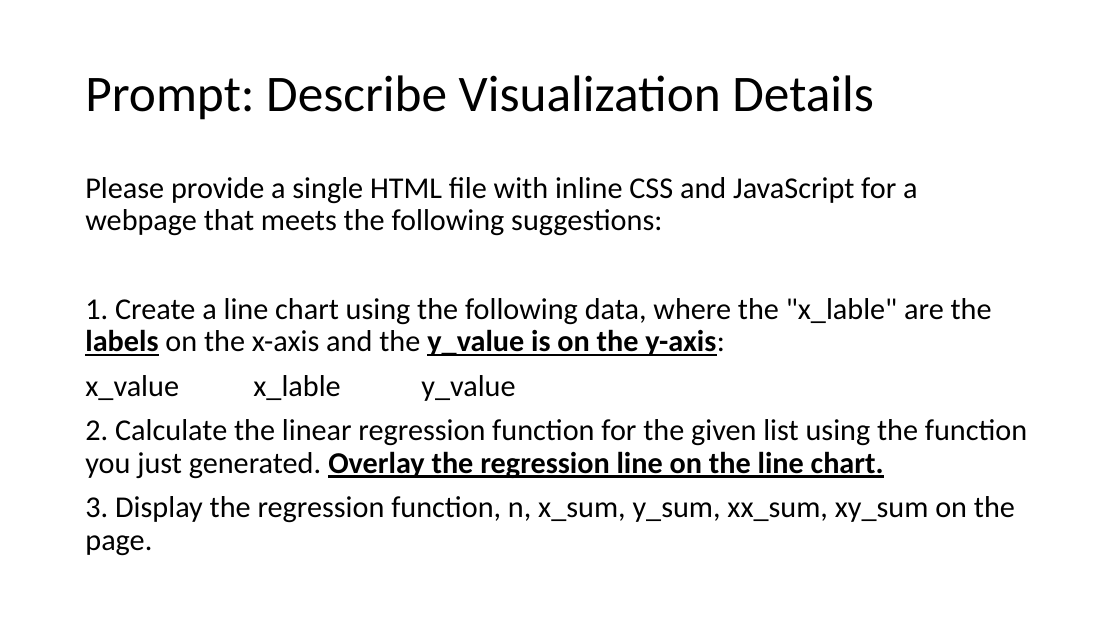
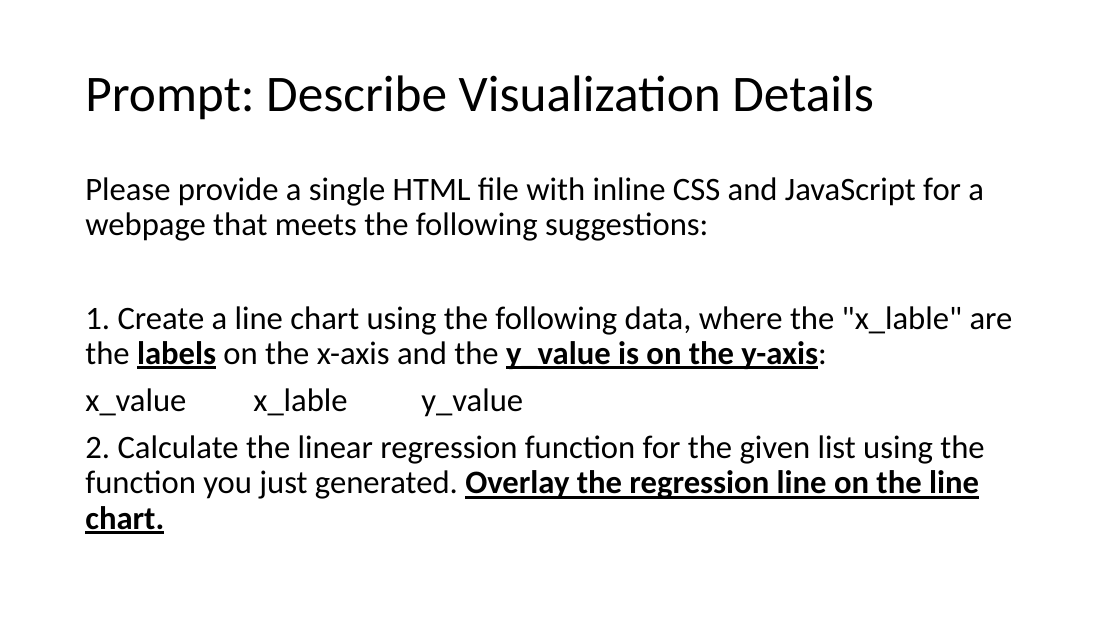
Before and after one commit to fccsdigitalchina/generative_ai_east_asian_studies, a slide deck: slide 75 of _slides/Generative AI for East Asian Studies_use cases.pptx. Drawn at 1120x630 pixels with LibreOffice and Linux fonts; fonts in the diff are those of the drawing. Boxes give left, top, right and bottom in pixels: in the first picture for what was removed or moved away, otherwise in the second. Text is boxed around its words. In the diff, an @@ line names an element or a change of style, - is before the commit and + after.

```diff
--- a/_slides/Generative AI for East Asian Studies_use cases.pptx
+++ b/_slides/Generative AI for East Asian Studies_use cases.pptx
@@ text "Please provide a single HTML ..." at box(85, 177, 1013, 534): size 25.9 to 28 pt @@
@@ text at box(85, 496, 1015, 556): paragraph removed @@
-3. Display the regression function, n, x_sum, y_sum, xx_sum, xy_sum on the page.
```
Also in this commit, not shown: 1 other slide changed.
